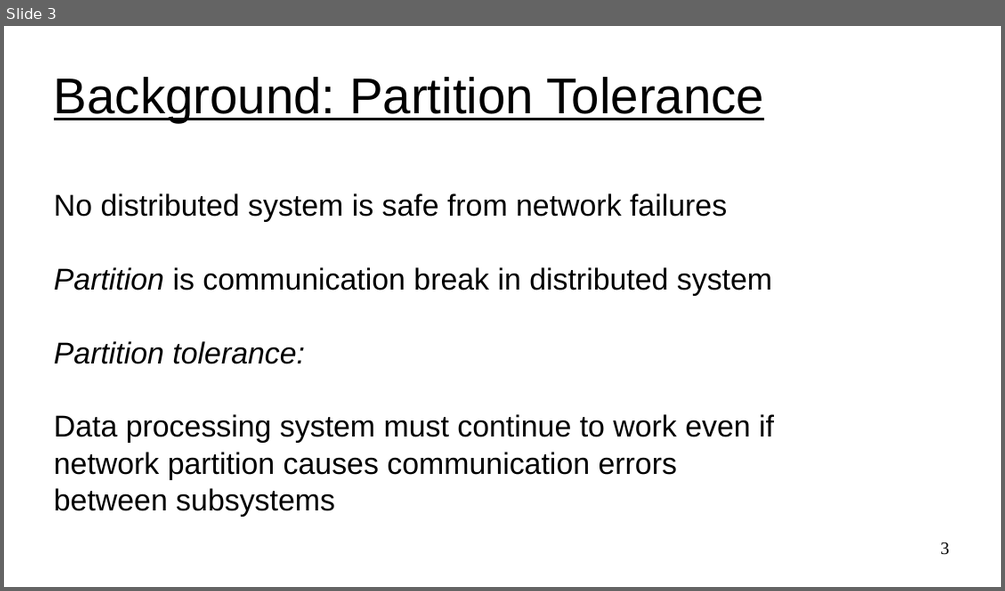
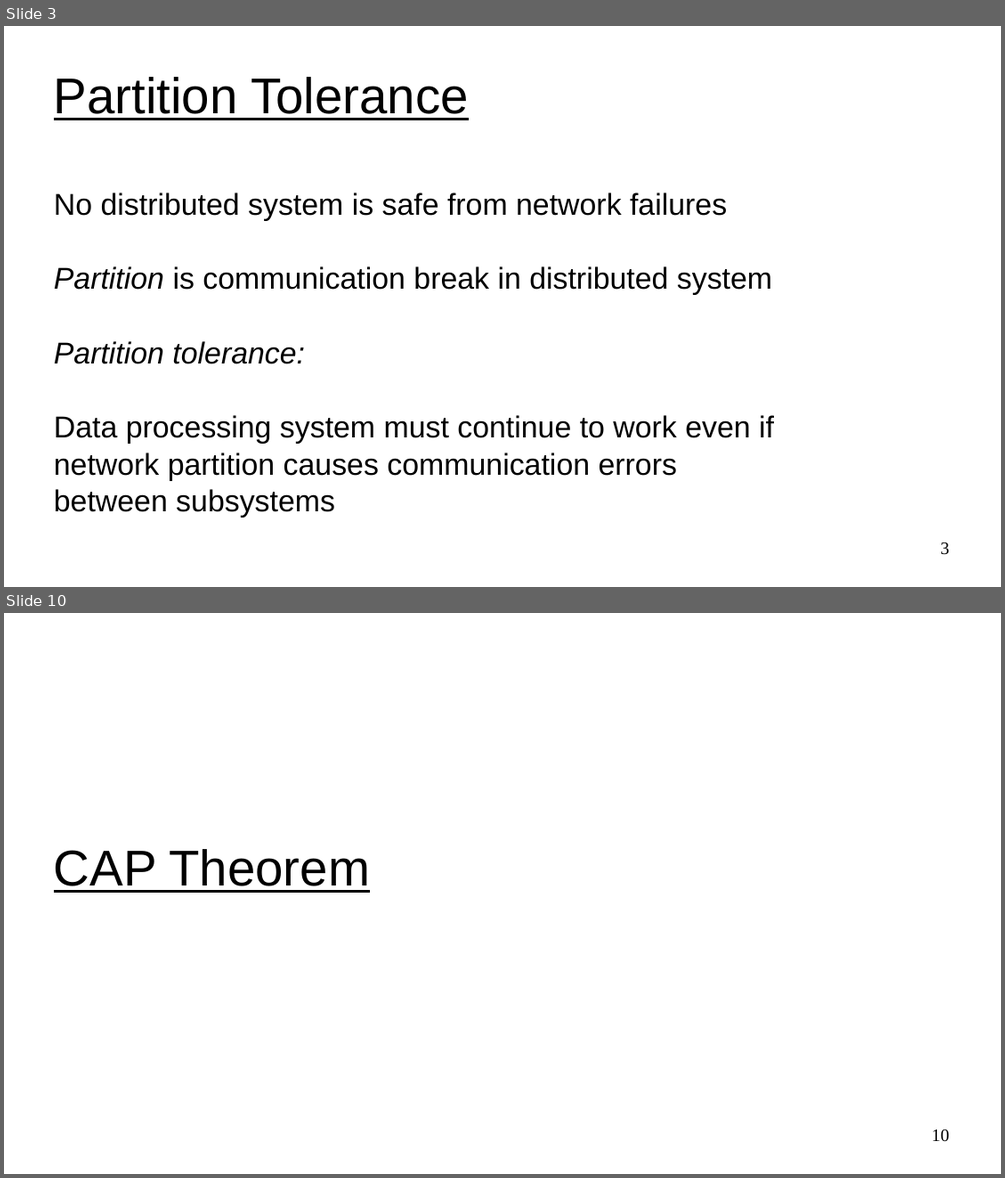
Before and after one commit to UVADS/distributed_computing, a slide deck: 03_dataframes_and_spark_sql/cap_theorem.ppt. Shown one above the other, each under a label of ours: slide 3 before the commit, slides 3 and 10 after it; the slides between them are not shown. The pictures are 1005x591 and 1005x1178 pixels, drawn with LibreOffice and Linux fonts; fonts in the diff are those of the drawing. Boxes give left, top, right and bottom in pixels: in the first picture for what was removed or moved away, otherwise in the second. Text is boxed around its words. In the diff, an @@ line names an element or a change of style, - is before the commit and + after.

Commit message:
updates to CAP theorem

```diff
--- a/03_dataframes_and_spark_sql/cap_theorem.ppt
+++ b/03_dataframes_and_spark_sql/cap_theorem.ppt
@@ slide 10 added at [4,613,1001,1174], background #FFFFFF @@
@@ title added at [54,849,370,892], 40 pt, text #000000, underline @@
+CAP Theorem
@@ page number added at [931,1129,949,1142], 14 pt, text #000000 @@
+10
@@ slide 3 changed as well @@
@@ title at [54,77,469,120]: text changed @@
-Background: Partition Tolerance
+Partition Tolerance
```
Also in this commit, not shown: 5 other slides changed, 6 other slides added, 2 other files.
